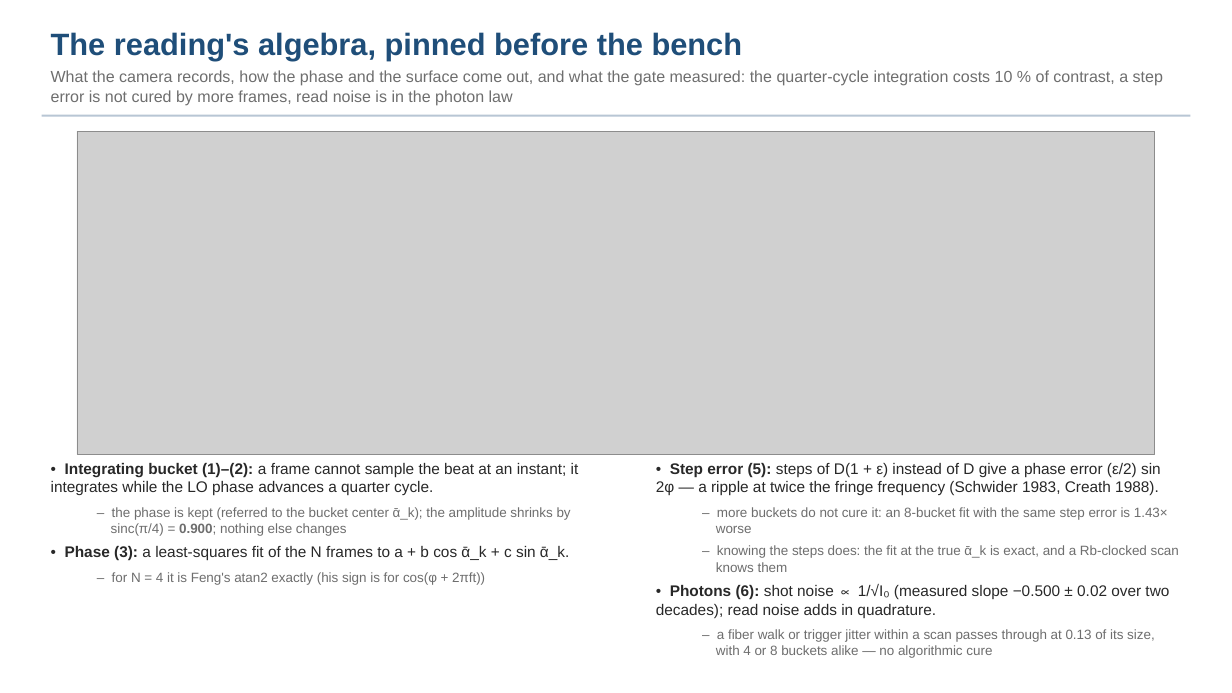
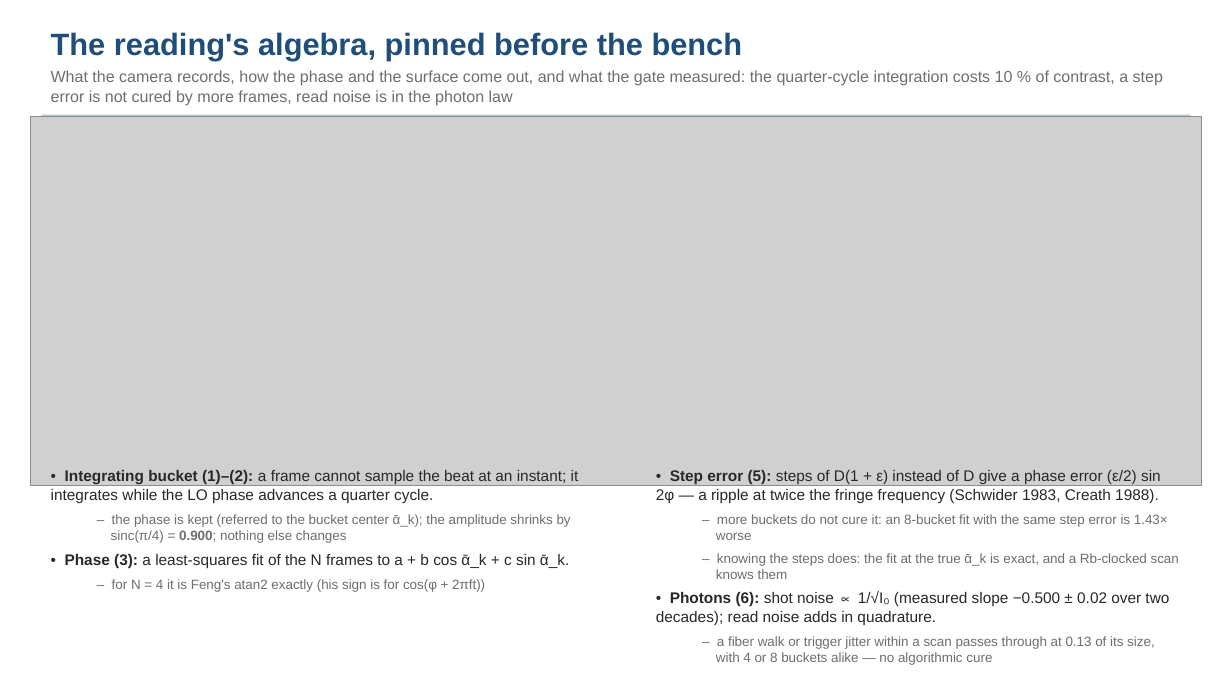
Before and after one commit to nasa-jpl/macos, a slide deck: slide 8 of demo_session/deck_cophi.pptx. Drawn at 1232x693 pixels with LibreOffice and Linux fonts; fonts in the diff are those of the drawing; grey boxes stand for pictures. Boxes give left, top, right and bottom in pixels: in the first picture for what was removed or moved away, otherwise in the second. Text is boxed around its words. In the diff, an @@ line names an element or a change of style, - is before the commit and + after.

```diff
--- a/demo_session/deck_cophi.pptx
+++ b/demo_session/deck_cophi.pptx
@@ picture: place and size @@
-picture at (77,131,1155,455)
+picture at (30,116,1202,485)
@@ text "• Integrating bucket (1)–(2): a ...": place and size @@
-text "• Integrating bucket (1)–(2): a ..." at (51,463,579,585)
+text "• Integrating bucket (1)–(2): a ..." at (51,470,579,592)
@@ text "• Step error (5): steps ...": place and size @@
-text "• Step error (5): steps ..." at (656,463,1179,658)
+text "• Step error (5): steps ..." at (656,470,1179,665)
```
Also in this commit, not shown: 3 other slides changed, 4 other files.
